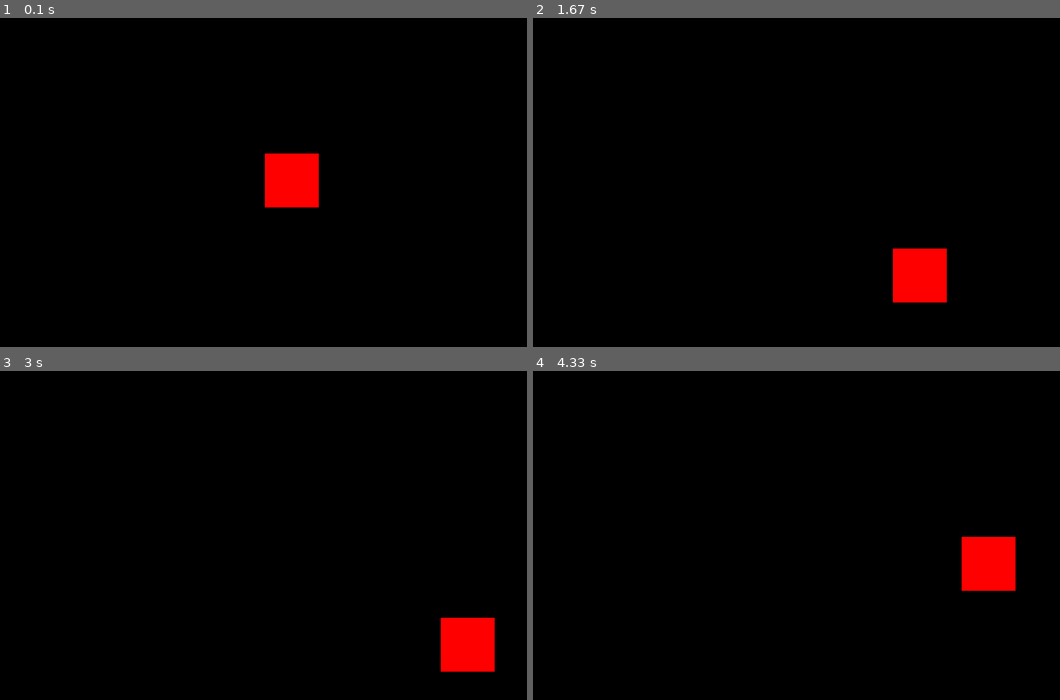
Above: before the commit, frames 1-4 (two rows, left to right).
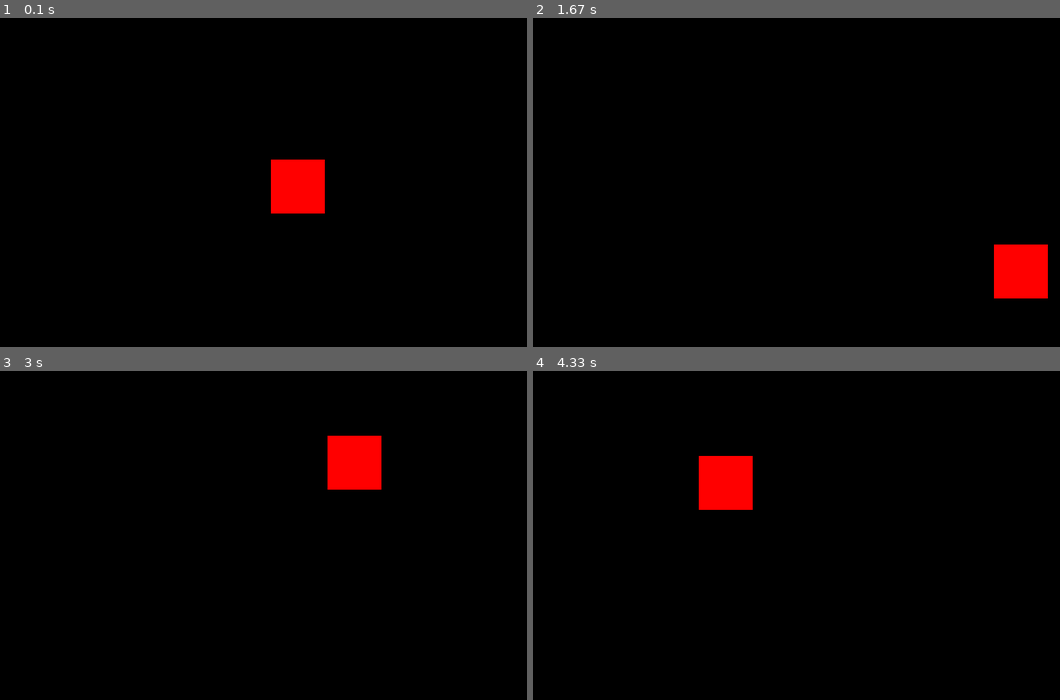
Above: after the commit, the same moments.

Repository: shengrui12/Pygame
Game: pygame game, started from Pygame.py
The game is run twice, just before and just after one commit, with the same random seed, the same clock (stepped at 60 frames per second) and the same inputs.
Inputs:
- Up to frame 1 (0.1 s): no input
- Up to frame 2 (1.67 s): no input
- Up to frame 3 (3 s): no input
- Up to frame 4 (4.33 s): no input

The runs differ from the first frame. In frame 1, 0.7% of the frame differs, in the area x 50-62%, y 41-60%; in frame 2, 3.4%, in the area x 68-98%, y 68-87%; in frame 3, 3.4%; in frame 4, 3.4%.

Commit message:
Pygame.py

Diff:
--- a/Pygame.py
+++ b/Pygame.py
@@ -64,4 +64,4 @@
 
   #Refresh screen and add FPS
   pygame.display.flip()
-  clock.tick(30) #<---Lo que va dentro del paréntesis son los FPS
+  clock.tick(60) #<---Lo que va dentro del paréntesis son los FPS
